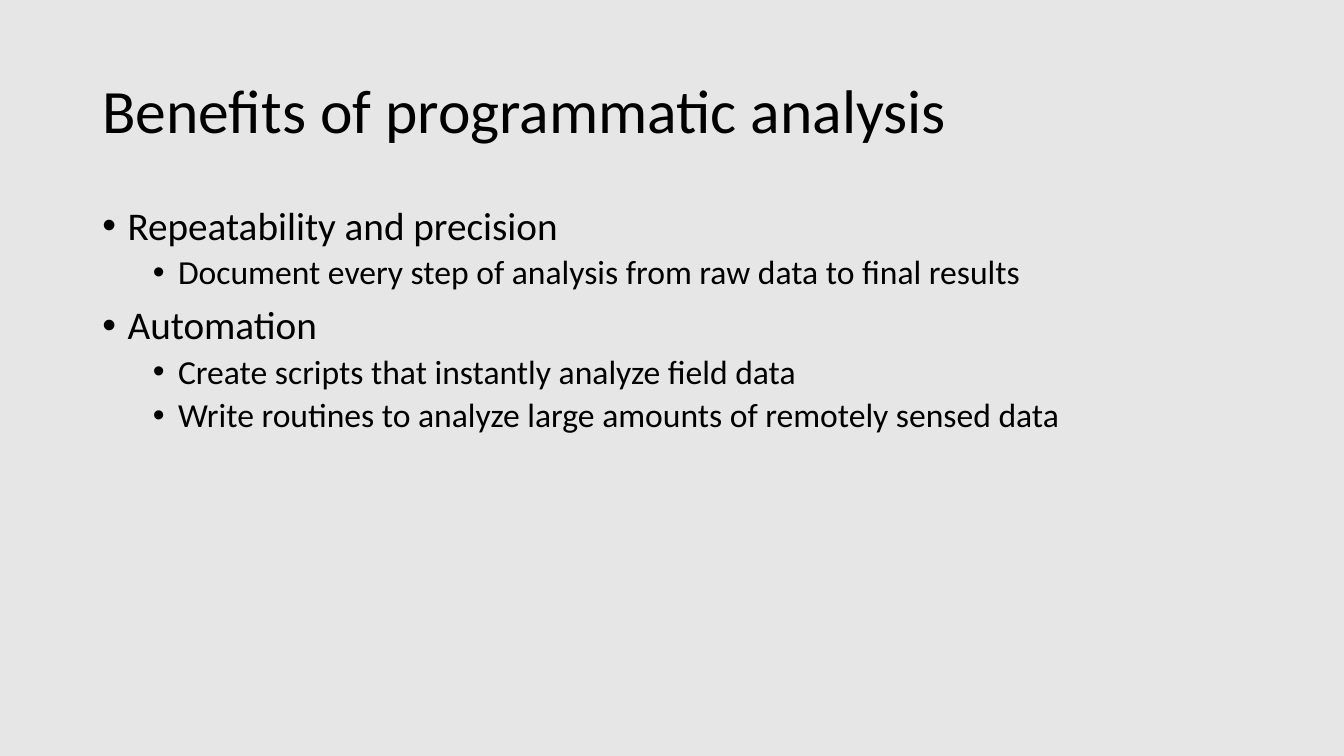
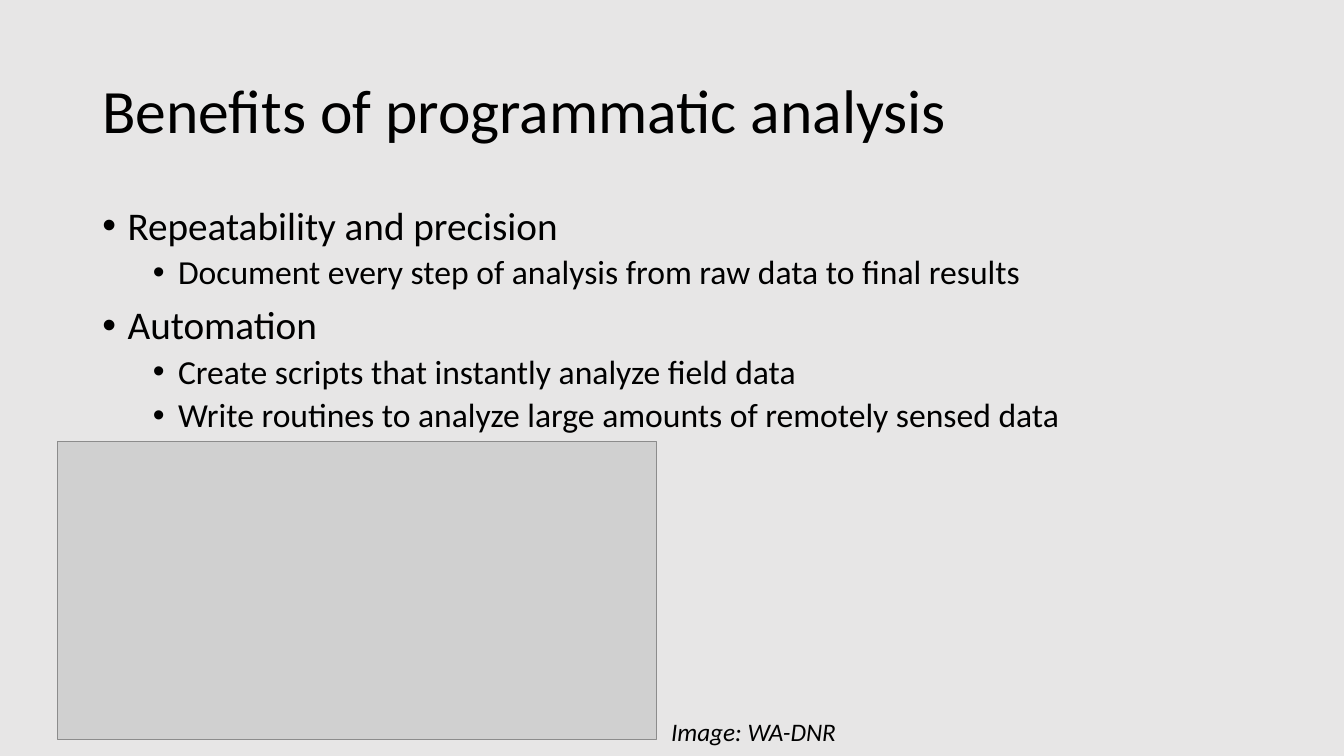
Before and after one commit to rsjones94/presentation-materials, a slide deck: slide 4 of TNAWRA_4-10-2019/jones_randall_pyfluv.pptx. Drawn at 1344x756 pixels with LibreOffice and Linux fonts; fonts in the diff are those of the drawing; grey boxes stand for pictures. Boxes give left, top, right and bottom in pixels: in the first picture for what was removed or moved away, otherwise in the second. Text is boxed around its words. In the diff, an @@ line names an element or a change of style, - is before the commit and + after.

```diff
--- a/TNAWRA_4-10-2019/jones_randall_pyfluv.pptx
+++ b/TNAWRA_4-10-2019/jones_randall_pyfluv.pptx
@@ picture added at (x1=57, y1=442, x2=656, y2=740) @@
@@ text added at (x1=671, y1=725, x2=836, y2=746), 18 pt, text #000000, italic @@
+Image: WA-DNR
```
Also in this commit, not shown: 2 other slides changed, 11 slides added, 22 other files.
